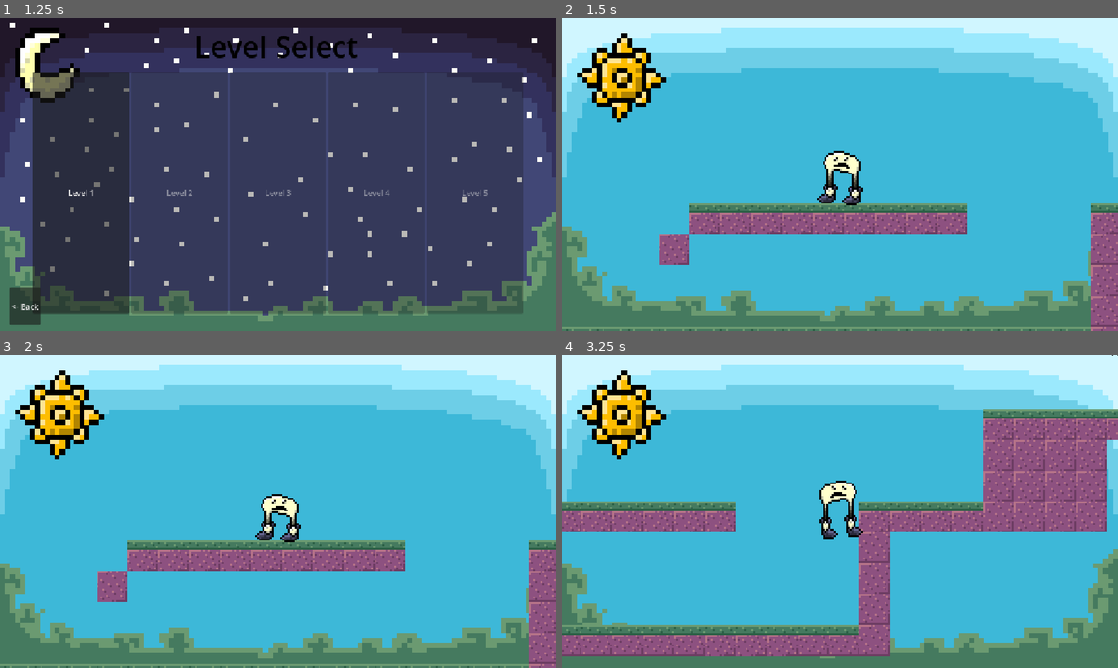
Above: before the commit, frames 1-4 (two rows, left to right).
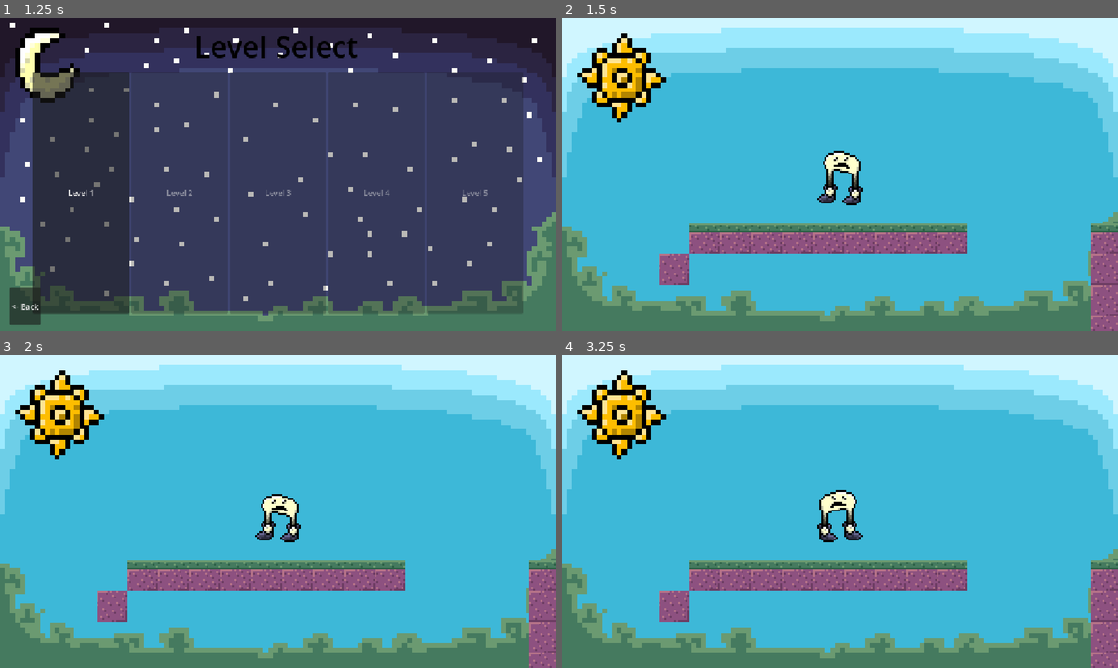
Above: after the commit, the same moments.

Repository: menlojacob/MoonShoesGame
Game: Godot game, scene res://Scenes/game.tscn
Same seed, same stepped clock (60 frames per second), same inputs: the game is played once before the commit and once after it.
Inputs:
- Up to frame 1 (1.25 s): click "Start" at 0.5 s
- Up to frame 2 (1.5 s): click "Level 1" at 1.25 s
- Up to frame 3 (2 s): no input
- Up to frame 4 (3.25 s): hold Right (move_right) from 2.03 s (still down); tap Space (jump) at 2.1, 2.27, 2.57, 2.85, 3.02 s

Frame 1 is identical in both runs. In frame 2, 11% of the frame differs, in the area x 0-100%, y 59-100%; in frame 3, 11%; in frame 4, 29%, in the area x 0-100%, y 0-100%.

Commit message:
ababa
bababa

Diff:
--- /dev/null
+++ b/Scenes/dash_ability.tscn
@@ -0,0 +1,6 @@
+[gd_scene format=3 uid="uid://n2ehclwjygdl"]
+
+[ext_resource type="Script" uid="uid://bs1u2hee1qvm1" path="res://Scripts/dash_ability.gd" id="1_dgr63"]
+
+[node name="DashAbility" type="Node" unique_id=1300372267]
+script = ExtResource("1_dgr63")
--- /dev/null
+++ b/Scenes/ground_pound_ability.tscn
@@ -0,0 +1,6 @@
+[gd_scene format=3 uid="uid://cctp8kk5qdco8"]
+
+[ext_resource type="Script" uid="uid://cuug70w6oubyy" path="res://Scripts/ground_pound_ability.gd" id="1_sbv4p"]
+
+[node name="GroundPoundAbility" type="Node" unique_id=37651454]
+script = ExtResource("1_sbv4p")
--- a/Scripts/character_controller.gd
+++ b/Scripts/character_controller.gd
@@ -1,42 +1,83 @@
 extends Node
 
 const SPEED = 110.0
-const JUMP_VELOCITY = -300.0
+const JUMP_CANCEL_FACTOR = 0.5 #when you do a short jump, it's JUMP_VELOCITY * JUMP_CANCEL_FACTOR
+const JUMP_HEIGHT = 46
+const COYOTE_TIME = 0.15 * 1000 #0.15 seconds, the 1000 is for calculation reasons
 
 @onready var character = get_parent()
 @onready var collisionArea = character.get_node("EnemyCollision")
 @onready var lastSafePosition = character.global_position
-@onready var sprite: AnimatedSprite2D = $"../Sprite"
+@onready var sprite: AnimatedSprite2D = character.get_node("Sprite")
+@onready var characterCollision = character.get_node("CollisionShape2D")
 
 var lastJumpedOnEnemyId = 0
-var jumping = false # for the jump animation so it doesnt get overwritten\
+var jumping = false # for the jump animation so it doesnt get overwritten
+var movementLocked = 0 #if above 0, A and D keys will not influence horizontal movement
+var direction = null
+var lastValidDirection = 1
+var busy = false #dashing, ground pounding, etc.
+var jumpReleased = false
+var invulnerable = 0
+var horizontalSpeedModifier = 1
+var gravityModifier = 1
+var lastOnGroundTime = 0
 var bouncing = false
 
+signal touchedEnemy
+signal jumpedOnEnemy
+
+func jump(height = JUMP_HEIGHT, variableHeight = true):
+	#calculate force needed to reach height
+	var gravity = (character.get_gravity().y * gravityModifier)
+	var impulse = -sqrt(2 * gravity * height)
+	character.velocity.y = impulse
+	jumping = true
+	jumpReleased = not variableHeight
+
+	play_jumping_animation()
+
+func jumpOffEnemy(enemyBody, enemyController):
+	#we try to make the player bounce to the same height every time
+	#regardless of initial height when they hit the enemy.
+	var bounceHeight = JUMP_HEIGHT
+	var enemyCollisionShape = enemyBody.get_node_or_null("CollisionShape2D")
+	if enemyCollisionShape:
+		var topOfEnemyHeight = enemyBody.global_position.y - (enemyCollisionShape.shape.size.y/2)
+		var bottomOfPlayerHeight = character.global_position.y + (characterCollision.shape.size.y/2)
+		var difference = bottomOfPlayerHeight - topOfEnemyHeight
+		bounceHeight += difference
+
+	if not isMovementLocked():
+		jump(bounceHeight, false)
+
+	enemyController.jumped_on()
+	lastJumpedOnEnemyId = enemyBody.get_instance_id()
+	jumpedOnEnemy.emit()
+
 func _physics_process(delta: float) -> void:
-	# Add the gravity.
-	if not character.is_on_floor():
-		character.velocity += character.get_gravity() * delta
-	else:
-		jumping = false
-		bouncing = false
-
-	# Handle jump.
-	if Input.is_action_just_pressed("jump") and character.is_on_floor():
-		jumping = true
-		character.velocity.y = JUMP_VELOCITY
-
-	# Get the input direction and handle the movement/deceleration.
-	# As good practice, you should replace UI actions with custom gameplay actions.
-	var direction := Input.get_axis("move_left", "move_right")
-
-	# Apply direction
-	if direction:
-		character.velocity.x = direction * SPEED
-	else:
-		character.velocity.x = move_toward(character.velocity.x, 0, SPEED)
-
 	if character.is_on_floor():
 		lastJumpedOnEnemyId = 0
+		jumping = false
+
+		var currentTime = Time.get_ticks_msec()
+		lastOnGroundTime = currentTime
+
+	if not isMovementLocked():
+		# Add the gravity.
+		if not character.is_on_floor():
+			character.velocity += character.get_gravity() * gravityModifier * delta
+
+		# Handle jump.
+		if Input.is_action_just_pressed("jump") and isOnGround() and (not jumping):
+			jump()
+
+		direction = Input.get_axis("move_left", "move_right")
+		if direction:
+			character.velocity.x = direction * SPEED * horizontalSpeedModifier
+			lastValidDirection = direction
+		else:
+			character.velocity.x = move_toward(character.velocity.x, 0, SPEED)
 
 	handle_animations(direction)
 
@@ -62,42 +103,69 @@
 
 			if (not isMovingDownward) or (isBelowEnemy):
 				# get hit
-				if body.get_instance_id() != lastJumpedOnEnemyId:
+				if (not isInvulnerable()) and body.get_instance_id() != lastJumpedOnEnemyId:
 					respawn()
 			else:
 				if isMovingDownward:
 					# bounce
-					jumping = false # reset the jump animation
-					bouncing = false # reset the jump animation
-					handle_animations(direction)
-					bouncing = true
-					handle_animations(direction)
-					character.velocity.y = JUMP_VELOCITY
-					enemyController.jumped_on()
-					lastJumpedOnEnemyId = body.get_instance_id()
+					jumpOffEnemy(body, enemyController)
 
-	character.move_and_slide()
+			touchedEnemy.emit(body, enemyController)
 
 func respawn():
 	character.global_position = GameManager.respawn_point
 	character.get_node("CollisionShape2D").set_deferred("disabled", false)
 	get_tree().call_group("EnemyController","respawn")
 
+func isMovementLocked():
+	return movementLocked > 0
+
+func lockMovement():
+	movementLocked += 1
+
+func unlockMovement():
+	movementLocked -= 1
+
+func getDirection():
+	return direction
+
+func getLastValidDirection():
+	return lastValidDirection
+
+func isBusy():
+	return busy
+
+func setBusy(isBusy):
+	busy = isBusy
+
+func setInvulnerable(isInvulnerable : bool):
+	if isInvulnerable:
+		invulnerable += 1
+	else:
+		invulnerable -= 1
+
+func isInvulnerable():
+	return invulnerable > 0
+
+func setHorizontalSpeedModifier(modifier):
+	horizontalSpeedModifier = modifier
+
+func setGravityModifier(modifier):
+	gravityModifier = modifier
+
+func isOnGround():
+	return (Time.get_ticks_msec() - lastOnGroundTime) <= COYOTE_TIME
+
 func handle_animations(direction):
-	if bouncing:
-		sprite.play("bounce")
-		await sprite.animation_finished
-		bouncing = false
-	elif jumping:
-		sprite.play("jump")
-		await sprite.animation_finished
-		jumping = false
-	else:
+	if !jumping:
 		if direction != 0:
 			sprite.play("walk")
 		else:
 			sprite.play("idle")
 
+func play_jumping_animation():
+	sprite.play("jump")
+
 func die():
 	sprite.play("death")
 	await sprite.animation_finished
--- /dev/null
+++ b/Scripts/dash_ability.gd
@@ -0,0 +1,53 @@
+extends Node
+
+var DASH_VELOCITY = 300
+var DASH_TIME = 0.25
+
+var currentDashTime = 0.0
+var currentDashDirection = 0
+var touchedGround = true
+
+@onready var character = self.get_parent()
+@onready var characterController = character.get_node_or_null("CharacterController")
+
+func dash(initialDelta):
+	currentDashTime = initialDelta
+	currentDashDirection = characterController.getLastValidDirection()
+	characterController.lockMovement()
+	characterController.setBusy(true)
+	characterController.setInvulnerable(true)
+	characterController.touchedEnemy.connect(dashJump)
+
+	touchedGround = false
+
+func stopDash():
+	currentDashTime = 0.0
+	currentDashDirection = 0
+	characterController.unlockMovement()
+	characterController.setBusy(false)
+	characterController.setInvulnerable(false)
+	characterController.touchedEnemy.disconnect(dashJump)
+
+func dashJump(enemyBody, enemyController):
+	stopDash()
+	characterController.jumpOffEnemy(enemyBody, enemyController)
+
+func _ready():
+	characterController.jumpedOnEnemy.connect(func():
+		touchedGround = true
+	)
+
+func _physics_process(delta: float) -> void:
+	if Input.is_action_just_pressed("Dash") and (not characterController.isBusy()) and touchedGround and currentDashTime == 0.0:
+		dash(delta)
+
+	if currentDashTime > 0:
+		currentDashTime += delta
+		if currentDashTime <= DASH_TIME:
+			character.velocity.x = DASH_VELOCITY * currentDashDirection
+			character.velocity.y = 0
+		else:
+			stopDash()
+
+	if character.is_on_floor():
+		touchedGround = true
--- /dev/null
+++ b/Scripts/ground_pound_ability.gd
@@ -0,0 +1,26 @@
+extends Node
+
+var isPounding = false
+
+@onready var character = self.get_parent()
+@onready var characterController = character.get_node_or_null("CharacterController")
+
+func startPound():
+	isPounding = true
+	characterController.setBusy(true)
+	characterController.setHorizontalSpeedModifier(0.5)
+	characterController.setGravityModifier(1.5)
+	characterController.jump(24, false)
+
+func stopPound():
+	isPounding = false
+	characterController.setBusy(false)
+	characterController.setHorizontalSpeedModifier(1)
+	characterController.setGravityModifier(1)
+
+func _physics_process(delta: float) -> void:
+	if Input.is_action_just_pressed("ground_pound") and (not characterController.isBusy()) and not (characterController.isOnGround()):
+		startPound()
+
+	if isPounding and characterController.isOnGround():
+		stopPound()
Not shown, added: Scripts/dash_ability.gd.uid
Not shown, added: Scripts/ground_pound_ability.gd.uid
